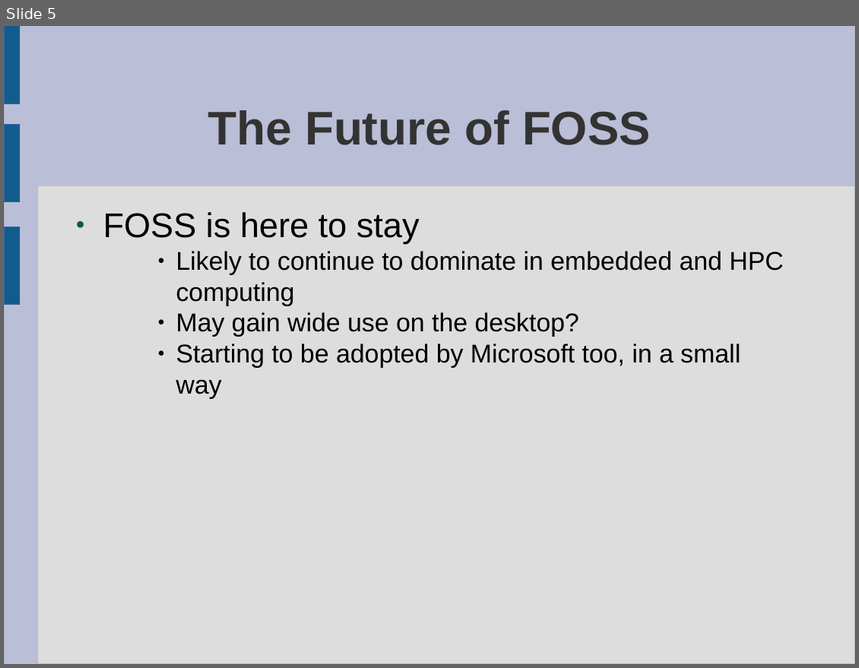
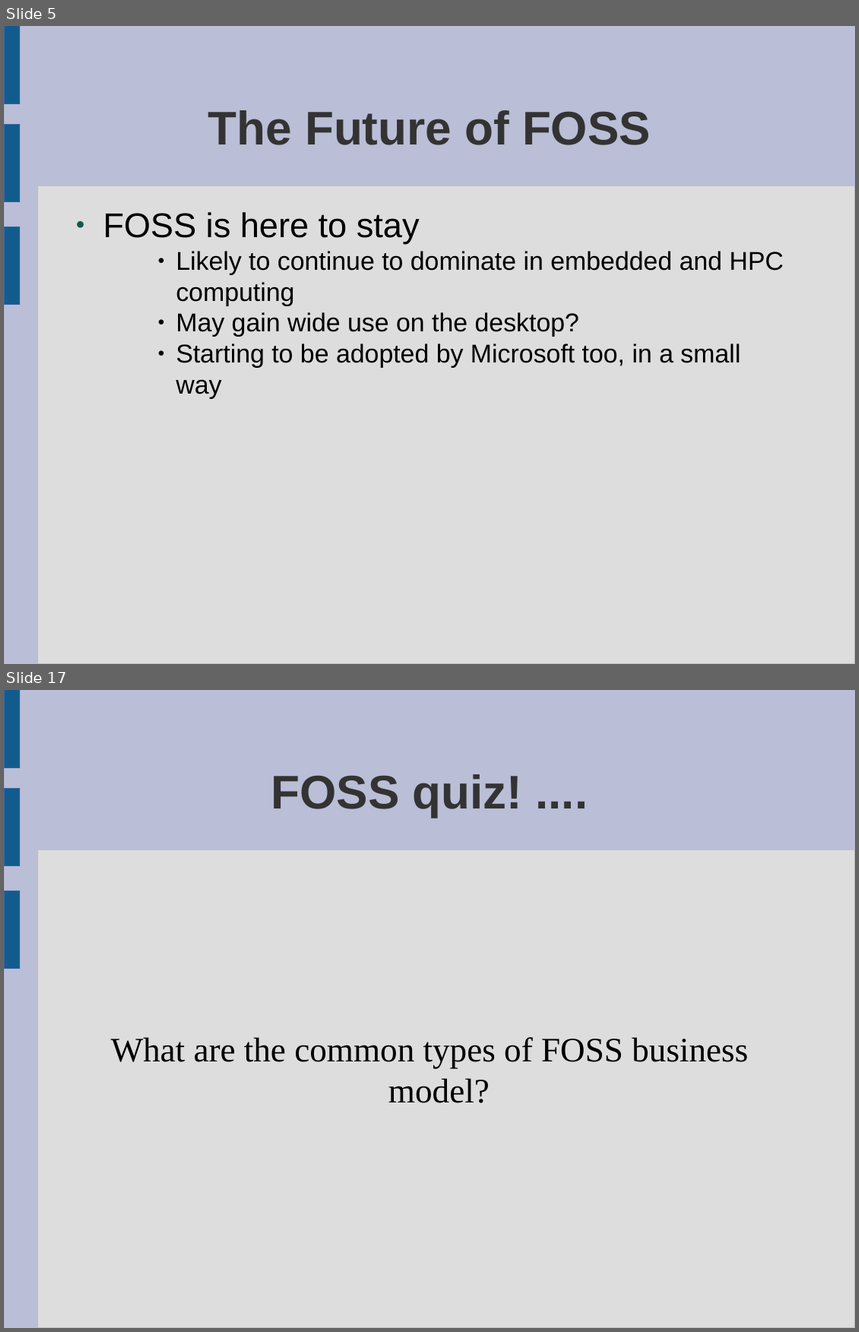
Before and after one commit to laurencesmart/comp8440, a slide deck: lectures/release_early.odp. Shown one above the other, each under a label of ours: slide 5 before the commit, slides 5 and 17 after it; the slides between them are not shown. The pictures are 859x668 and 859x1332 pixels, drawn with LibreOffice and Linux fonts; fonts in the diff are those of the drawing. Boxes give left, top, right and bottom in pixels: in the first picture for what was removed or moved away, otherwise in the second. Text is boxed around its words. In the diff, an @@ line names an element or a change of style, - is before the commit and + after.

Commit message:
added quiz to the last lecture

```diff
--- a/lectures/release_early.odp
+++ b/lectures/release_early.odp
@@ slide 17 added at [4,690,855,1328], background #BABED6; not listed: 4 template elements that a slide beside it also shows @@
@@ title added at [272,774,523,818], 44 pt, text #333333, bold @@
+FOSS quiz! ....
@@ subtitle added at [111,1037,748,1103], 32 pt, text #000000 @@
+What are the common types of FOSS business model?
```
Also in this commit, not shown: 15 other slides added.
